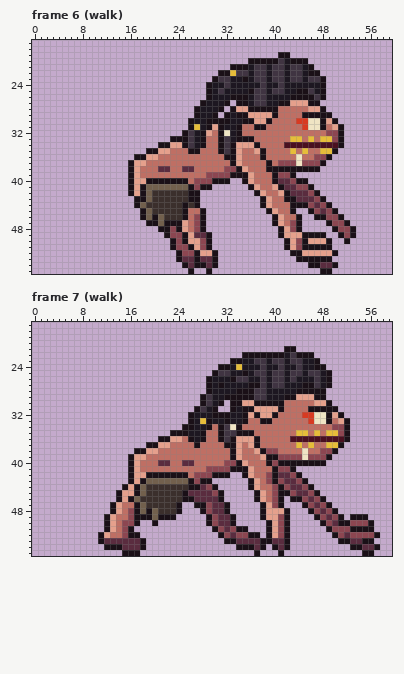
One commit to this pixel-art file: assets/source/characters/troglodyte/trog_01.ase. The picture above was drawn from the file before the commit.
80x56 pixels, 16 frames. Shown: frame 6 (walk): x 0..59, y 17..55; frame 7 (walk): x 0..59, y 17..55. The commit also changed other frames, which this record leaves out.
The same view after the edit:
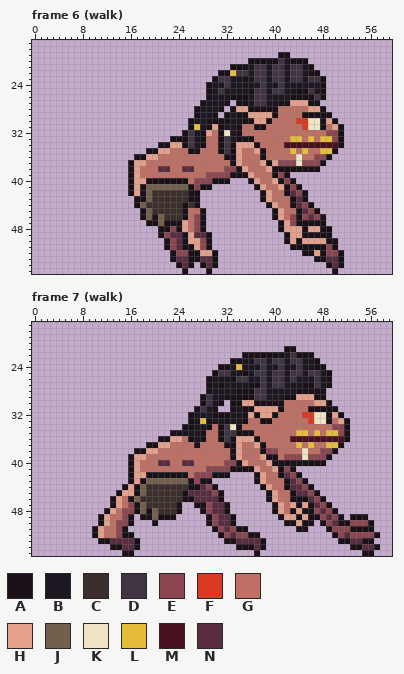
Palette (. is transparent): A #1a1017  B #1d1721  C #3b2f2c  D #403442  E #8c4651  F #d83a22  G #bf6f64  H #e5a08c  J #72604d  K #efe4c4  L #e6bd3a  M #4a1020  N #5a2c3f
Change:
--- frame 6 (walk)
@@ x 19..55 @@
 36 HHGGGGGGGGGGGAAHGGGAGGGGGKGGEEA......
-37 GGGGGGGGGGGGGGAHGGGGAGEEEKEEEA.......
-38 GGNNGGNNGGGGGEEAHGGGAAAAAAAAA........
-39 GGGGGGGGGGEEEEAAAHGGGAEEA............
-40 AAAAAAAGEEEAAA..AHGGGANNEAA..........
-41 JJJJJJJAEAA......AHGGHANNEEA.........
-42 JCCCCCCAA.........AHGGHANNNEA........
-43 JCCCCCCAA..........AHGGAANNNEA.......
-44 CCCCCCACA..........AHGGGAAAENEA......
-45 JCCCCCAGGA..........AHGGA..AENEA.....
-46 JAJCCCAGEA...........AHGGA..AAEEA....
-47 AAJAAAHGEA...........AHGEA....AEEA...
-48 ..AAEAHGEA............AHEA.....AEEA..
-49 ...AEEAHNNA...........AHHHAAAA..AEA..
-50 ....AEAHHEA............AHEAHHHA..A...
-51 ....AEEAHEA............AHEAAAAA......
-52 .....AEEAHHA............AAHHHHHA.....
-53 .....ANNANNA.............AAAAAA......
-54 ......ANAANA...............AANNA.....
-55 .......A..A..................AA......
+37 GGGGGGGGGGGGGGAHGGGHAHEEEKEEEA.......
+38 GGNNGGNNGGGGGEEAHGGGHAAAAAAAA........
+39 GGGGGGGGGGEEEEAAAHGGGAEA.............
+40 AAAAAAAGEEEAAA...AHGGHAEA............
+41 JJJJJJJAEAA.......AHGGHAEA...........
+42 JCCCCCCAA..........AHGGANEA..........
+43 JCCCCCCAA..........AHGGGANA..........
+44 CCCCCCACA...........AHGGANEA.........
+45 JCCCCCAGGA...........AHGGANEA........
+46 JAJCCCAGEA...........AHGEAENEA.......
+47 AAJAAAHGEA............AHEAAAAA.......
+48 ..AAEAHGEA............AHHHAHHAA......
+49 ..AENNAHNNA............AHHAAAAA......
+50 ...AENAHHEA............AHAHHHHAA.....
+51 ...AENAAHEA.............AAAAAAEA.....
+52 ....AEEAAHHA..............AAHAEEA....
+53 ....ANNAANNA................AANNA....
+54 .....ANA.ANA..................ANA....
+55 ......A...A....................A.....
--- frame 7 (walk)
@@ x 8..48 @@
 36 .............AAHHGABAGGADAHHHAGGGGGMMMMMM
-37 ...........AAHHGGGGAGGGGAAHGHAGGGGGGLGLGG
-38 .........AAHHGGGGGGGGGGGGAHGGHAEEGGGGKGGE
-39 ........AHHGGGGGGGGGGGGGGAHGGGHAAEEEEKEEE
-40 ........AHGGGNNGGNNGGGGGEEAHGGGAEAAAAAAAA
-41 ........AHGGGGGGGGGGGEEEEAAAHGGGAEEA.....
-42 ........AHHAAAAAAAGEEEAAA..AHGGEANNEA....
-43 ........AHAJJJJJJJAEAA......AHGEAENNEA...
-44 .......AHAJCCCCCCCAANEA.....AHGGEAENNEA..
-45 ......AHHAJCCCCCCANNNNEA.....AHGEAAENNEA.
-46 ......AHAJCCCCCCCAANNNNA.....AHGEA.AAENEA
-47 .....AHGGAJCCCCCA..AAENNA.....AHEA...AENE
-48 .....AHGEAJAJCCCA...AENNA.....AHHHA...AEN
-49 ....AHGGEAAAJAAA.....AENNA....AHHEA....AE
-50 ....AHGEEA..A........AENNA.....AHEA.....A
-51 ....AHGEA.............AENEAA...AHEA......
-52 ...AHGGEAA.............AENEEAA.AHEA......
-53 ...ANNNNNNA.............AANNNNAANNA......
-54 ....AAANNNA...............AAANA.ANA......
-55 .......AAA...................A...A.......
+37 ...........AAHHGGGGAGGGGAAHGGHAGGGGGLGLGG
+38 .........AAHHGGGGGGGGGGGGAHGGGAEEGGGGKGGE
+39 ........AHHGGGGGGGGGGGGGGAHGGGHAAGEEEKEEE
+40 ........AHGGGNNGGNNGGGGGEEAHGGGHAAAAAAAAA
+41 ........AHGGGGGGGGGGGEEEEAAAAHGGHAEA.....
+42 ........AHHAAAAAAAGEEEAAA....AHGGANEA....
+43 ........AHAJJJJJJJAEAA.......AHGGGANEA...
+44 .......AHAJCCCCCCCAANEA.......AHGGANNEA..
+45 ......AHHAJCCCCCCANNNNEA.......AHGGANNEA.
+46 .....AHGAJCCCCCCCAANNNNA.......AHGGAAANEA
+47 .....AHGEAJCCCCCA..AAENNA.......AHGHAHANE
+48 ....AHGEEAJAJCCCA...AENNA.......AHGAHAAEN
+49 ...AHGGEA.AAJAAA.....AENNA.......AHHAHAAE
+50 ...AHGEEA...A........AENNA........AAHAA.A
+51 ..AHGGEA..............AENEAA........AA...
+52 ..AHGGEAA..............AENEEAA...........
+53 ...AANNNNA..............AANNNNA..........
+54 .....AANNA................AAANA..........
+55 .......AA....................A...........
Pixel boxes of the changes (left, top, right, bottom) in both pictures:
changed: (242, 160, 356, 274)
changed: (158, 232, 200, 274)
changed: (242, 442, 314, 556)
changed: (92, 496, 146, 556)
